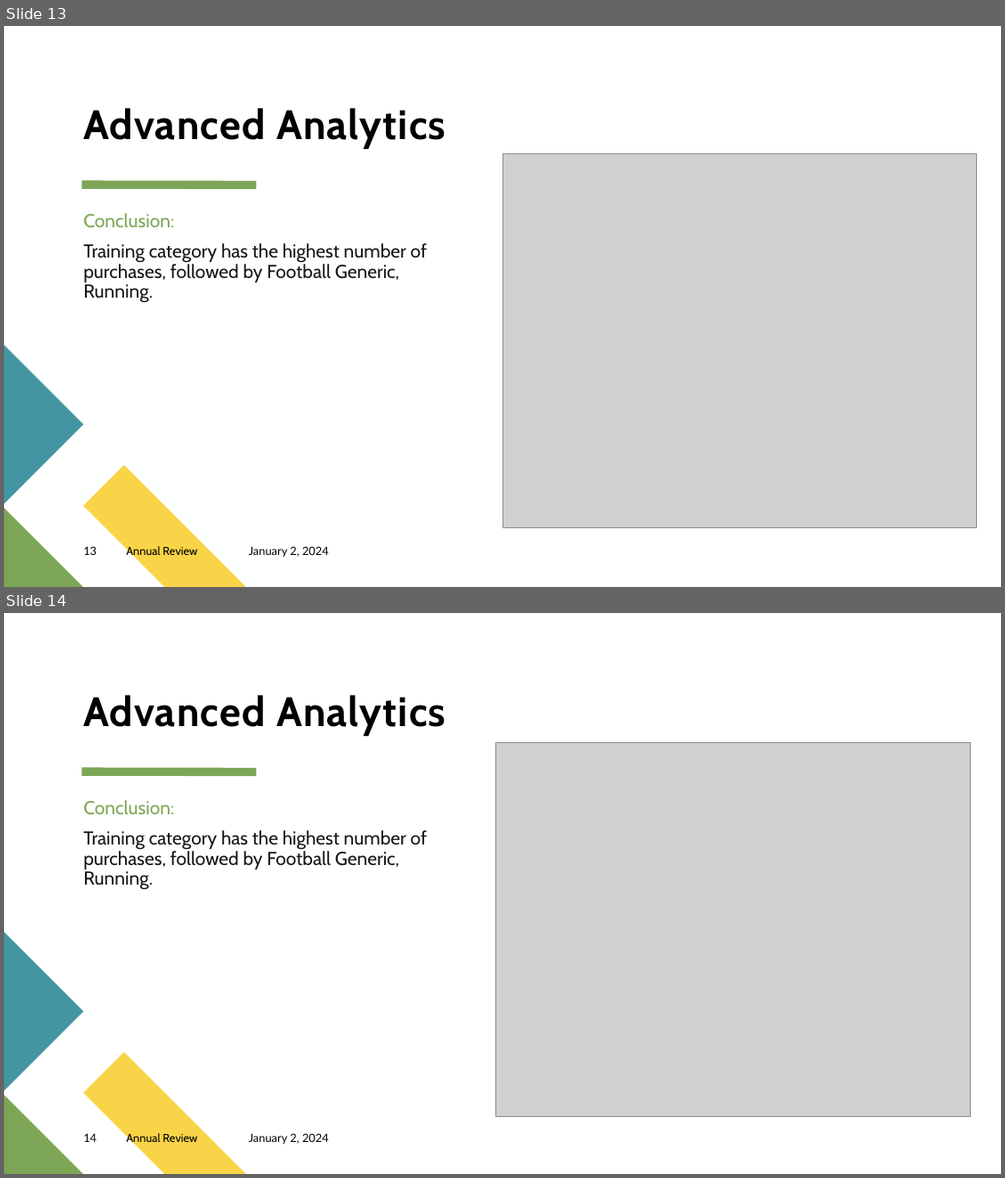
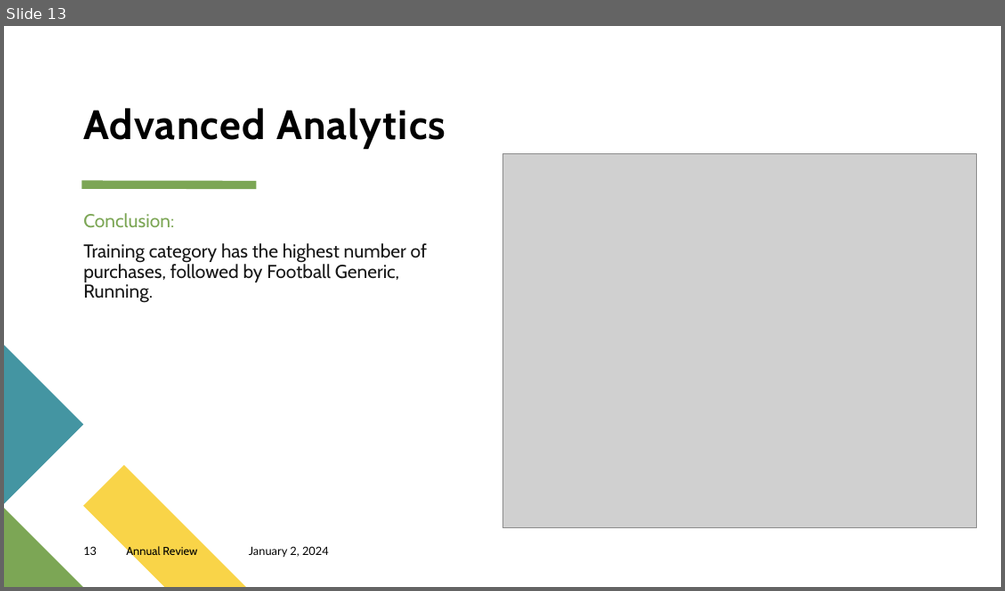
Before and after one commit to AlyAEE/Sports-Wear-Group-Classification-Project, a slide deck: Sport Wear Group Analytics.pptx. Shown one above the other, each under a label of ours: slides 13 and 14 before the commit, slide 13 after it. The pictures are 1005x1178 and 1005x591 pixels, drawn with LibreOffice and Linux fonts; fonts in the diff are those of the drawing; grey boxes stand for pictures. Boxes give left, top, right and bottom in pixels: in the first picture for what was removed or moved away, otherwise in the second. Text is boxed around its words. In the diff, an @@ line names an element or a change of style, - is before the commit and + after.

```diff
--- a/Sport Wear Group Analytics.pptx
+++ b/Sport Wear Group Analytics.pptx
@@ slide 14 removed at bbox=[4, 613, 1001, 1174], background #FFFFFF; not listed: 4 template elements that a slide beside it also shows @@
@@ title removed at bbox=[83, 695, 445, 736] @@
-Advanced Analytics
@@ picture removed at bbox=[496, 742, 971, 1116] @@
@@ text removed at bbox=[83, 800, 427, 890] @@
-Conclusion:
-Training category has the highest number of purchases, followed by Football Generic, Running.
@@ page number removed at bbox=[83, 1133, 97, 1142] @@
-14
@@ text removed at bbox=[126, 1133, 197, 1145] @@
-Annual Review
@@ text removed at bbox=[249, 1133, 329, 1143] @@
-January 2, 2024
```
Also in this commit, not shown: 1 slide changed, 1 other file.
